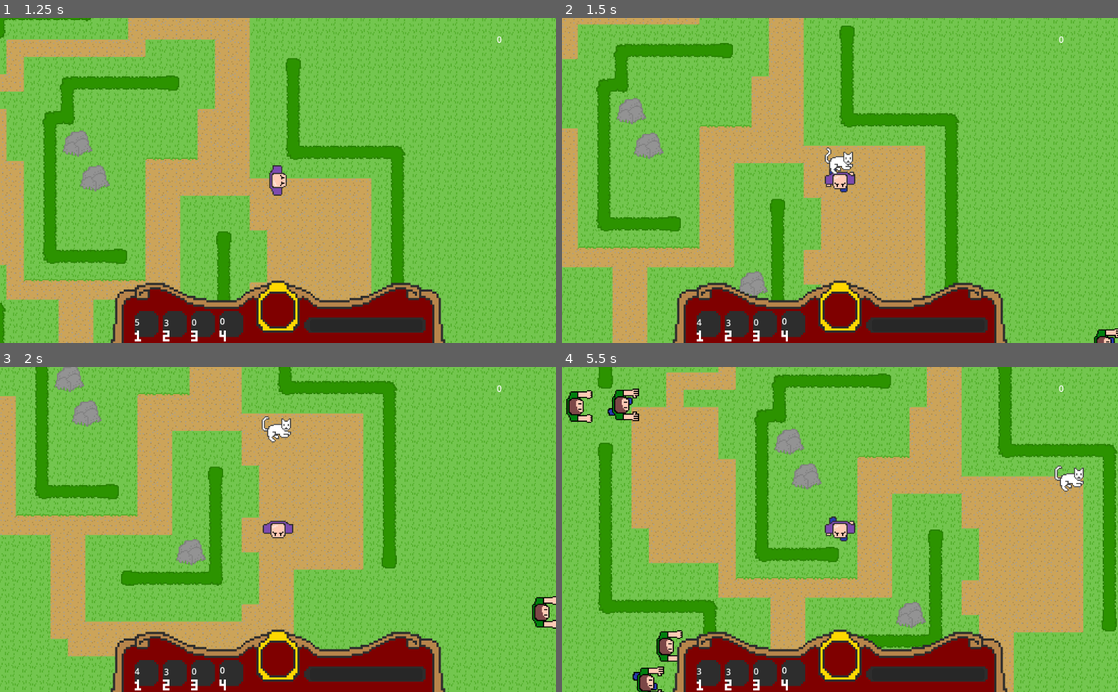
Above: before the commit, frames 1-4 (two rows, left to right).
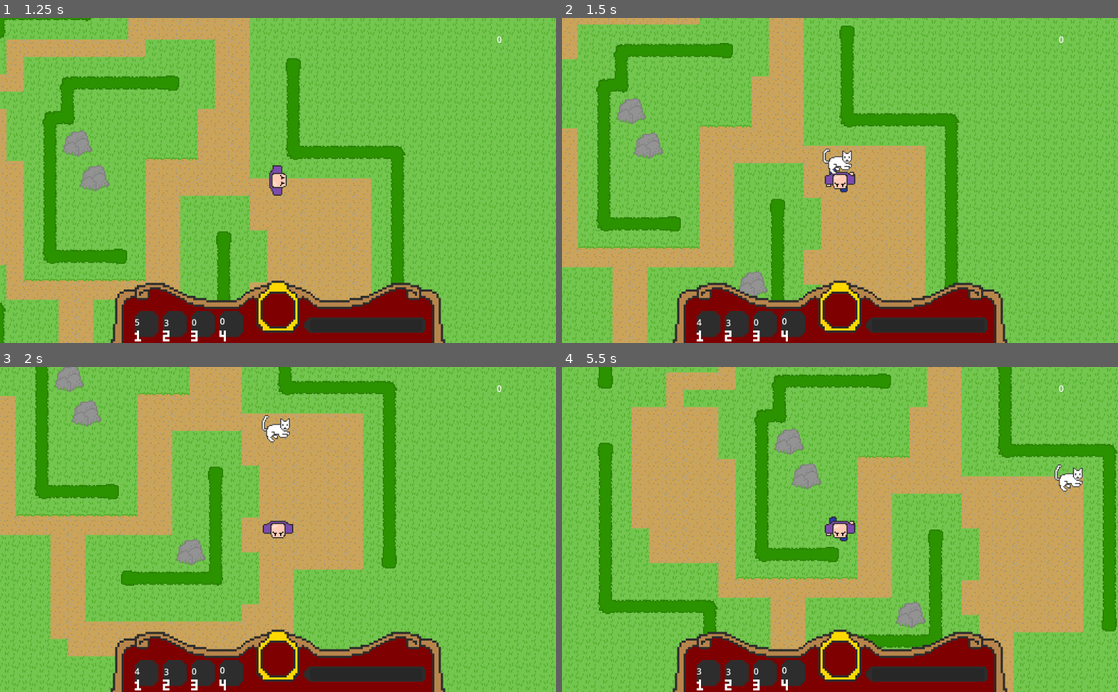
Above: after the commit, the same moments.

Repository: JessicaCC-gd/GGJ2024-2_4_1
Game: Godot game, scene res://level.tscn
Two runs of this game, one before a commit and one after it. Both use one fixed random seed, a clock stepped at 60 frames per second and the inputs below.
Inputs:
- Up to frame 1 (1.25 s): tap Enter at 0.5 s; hold Right (move_right) from 0.53 s (still down); tap 2 (action_2) at 0.6 s
- Up to frame 2 (1.5 s): release Right (move_right) at 1.28 s; hold Down (move_down) from 1.28 s (still down); tap 1 (action_1) at 1.35 s
- Up to frame 3 (2 s): keep holding Down (move_down); tap 2 (action_2) at 1.55 s
- Up to frame 4 (5.5 s): release Down (move_down) at 2.03 s; hold Right (move_right) 2.03-2.78 s; tap 2 (action_2) at 2.1, 2.85, 3.8, 4.35, 5.1 s; hold Up (move_up) 2.78-3.53 s; hold Left (move_left) 3.53-5.03 s; tap 1 (action_1) at 3.6 s; hold Down (move_down) from 5.03 s (still down)

Frame 1 is identical in both runs. In frame 2, 0.3% of the frame differs, in the area x 46-100%, y 39-100%; in frame 3, 0.5%; in frame 4, 1.5%, in the area x 0-94%, y 6-100%.
Error after the commit: Parse Error: Could not preload resource file "res://enemy.tscn". (res://level.gd:7)

Commit message:
healing is working

Diff:
--- a/cat.tscn
+++ b/cat.tscn
@@ -46,6 +46,11 @@
 script = ExtResource("1_qxqcj")
 
 [node name="AnimatedSprite2D" type="AnimatedSprite2D" parent="."]
-z_index = 1
+y_sort_enabled = true
+position = Vector2(-1, 0)
 sprite_frames = SubResource("SpriteFrames_djc11")
-frame_progress = 0.487199
+frame = 1
+frame_progress = 0.711897
+
+[node name="CollisionShape2D" type="CollisionShape2D" parent="."]
+shape = SubResource("CircleShape2D_y3hmm")
--- a/enemy.tscn
+++ b/enemy.tscn
@@ -68,8 +68,21 @@
 sprite_frames = SubResource("SpriteFrames_3l6sg")
 animation = &"walk"
 
-[node name="CollisionShape2D" type="CollisionShape2D" parent="."]
+
+[node name="Area2D" type="Area2D" parent="."]
+collision_layer = 7
+collision_mask = 7
+
+[node name="CollisionShape2D" type="CollisionShape2D" parent="Area2D"]
+z_index = -1
+
 shape = SubResource("CircleShape2D_pe2hc")
 
 [node name="RayCast2D" type="RayCast2D" parent="."]
-target_position = Vector2(-45, 11)
+
+[node name="CollisionShape2D" type="CollisionShape2D" parent="."]
+rotation = 1.5708
+shape = SubResource("CapsuleShape2D_cla8n")
+
+[connection signal="body_entered" from="Area2D" to="." method="_on_area_2d_body_entered"]
+[connection signal="body_exited" from="Area2D" to="." method="_on_area_2d_body_exited"]
--- a/player.gd
+++ b/player.gd
@@ -55,6 +55,9 @@
 		cat.position = position
 		no_cats -= 1
 		get_parent().add_child(cat)
+	if Input.is_action_just_pressed("action_2") && no_tea > 0 && laughter_meter > 0:
+		laughter_meter = max(laughter_meter - 10, 0)
+		no_tea -= 1
 
 
 func player_animation(input_dir):
Not shown: 1 places in enemy.tscn that only renumber resources
